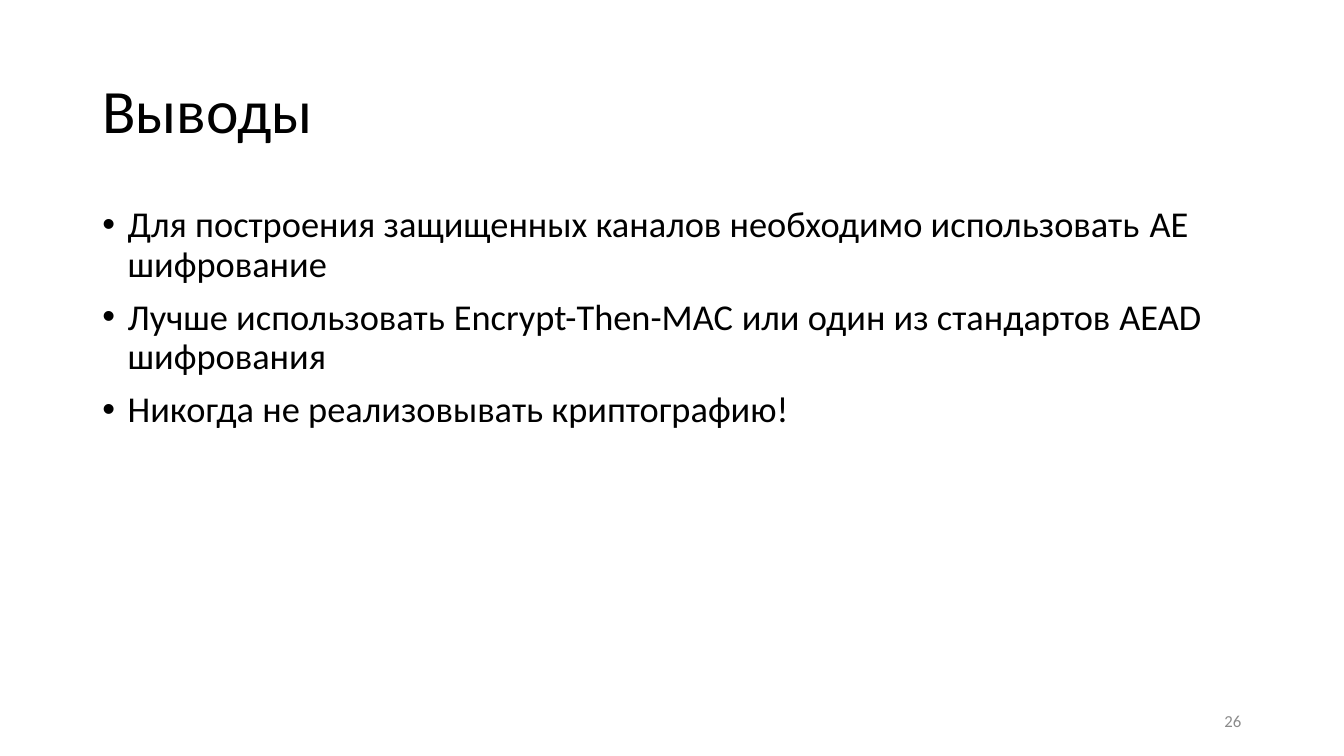
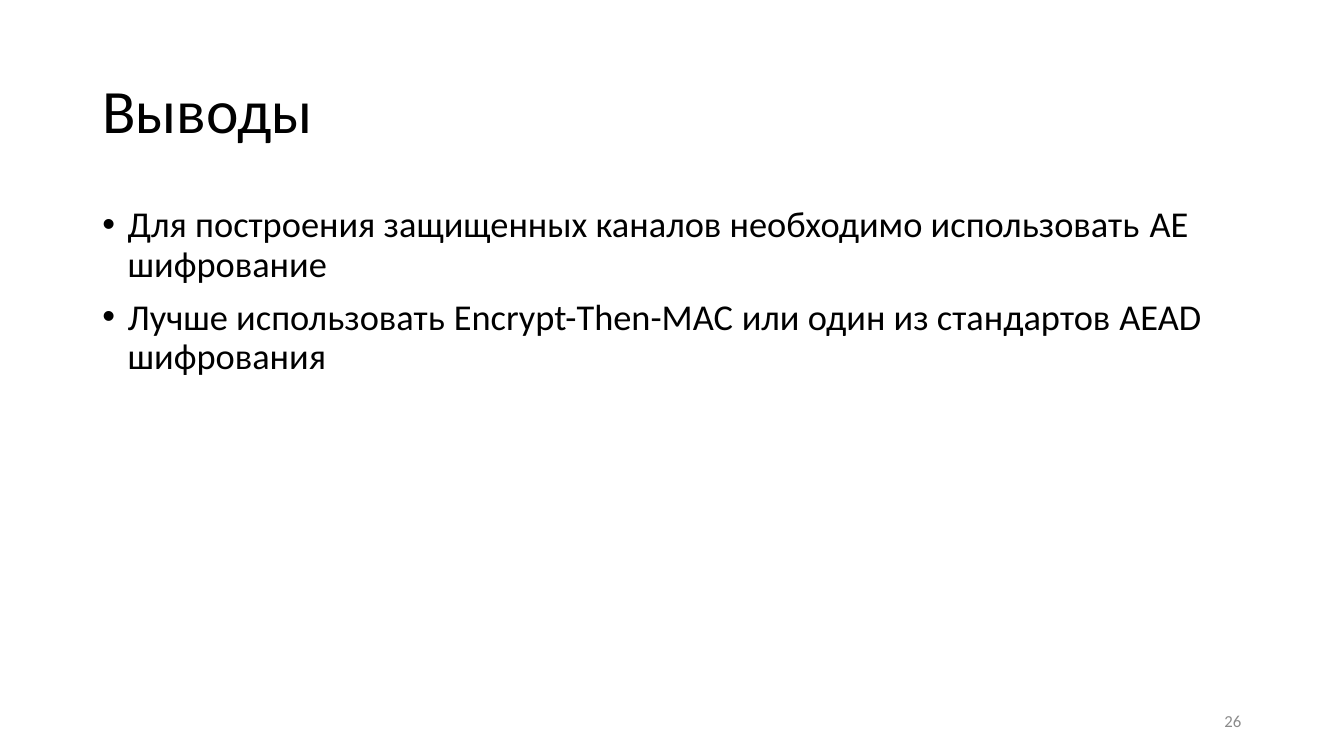
Before and after one commit to CryptoCourse/CryptoLectures, a slide deck: slide 26 of Lectures/AutenticEncryptionLite.pptx. Drawn at 1344x756 pixels with LibreOffice and Linux fonts; fonts in the diff are those of the drawing. Boxes give left, top, right and bottom in pixels: in the first picture for what was removed or moved away, otherwise in the second. Text is boxed around its words. In the diff, an @@ line names an element or a change of style, - is before the commit and + after.

```diff
--- a/Lectures/AutenticEncryptionLite.pptx
+++ b/Lectures/AutenticEncryptionLite.pptx
@@ text at [128,397,788,428]: paragraph removed @@
-• Никогда не реализовывать криптографию!
```
Also in this commit, not shown: 1 other slide changed, 1 other file.
